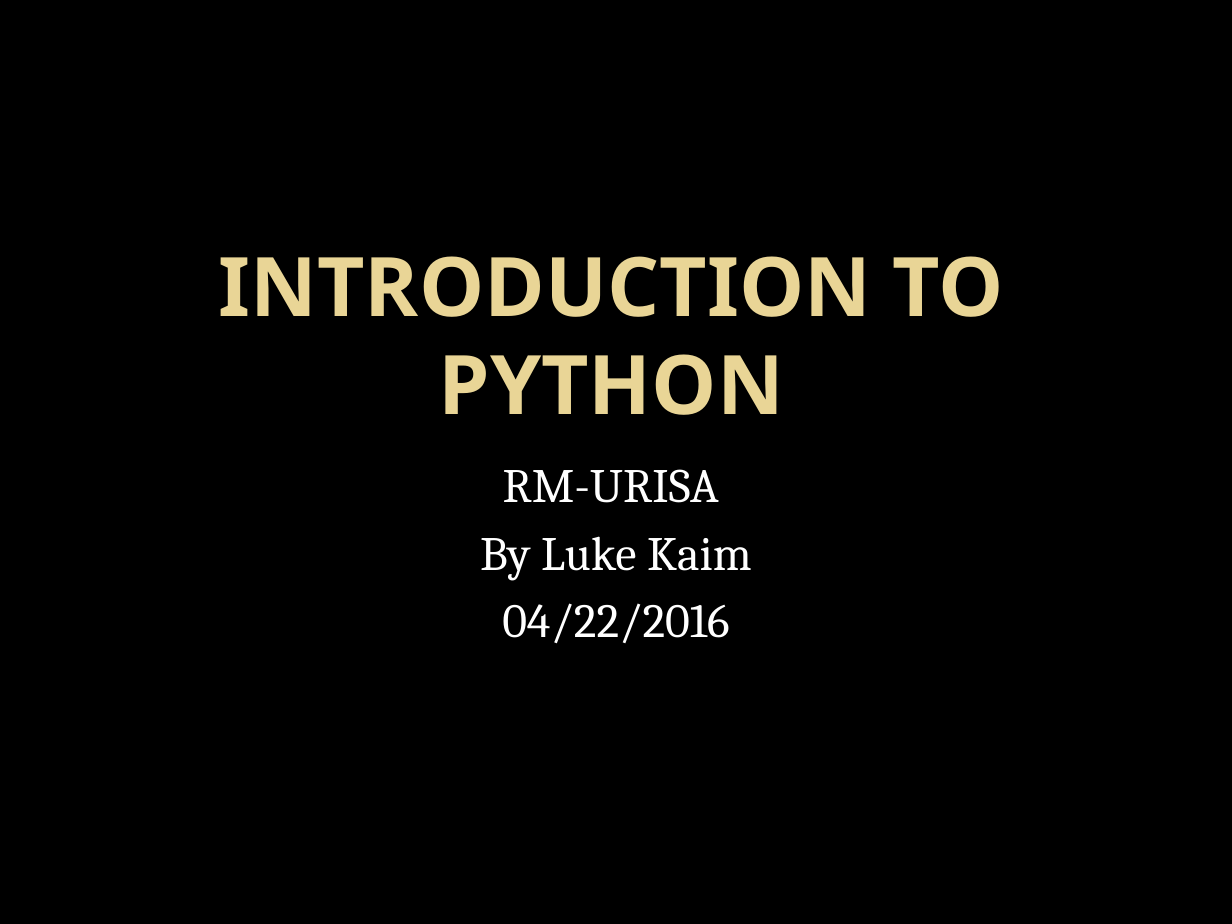
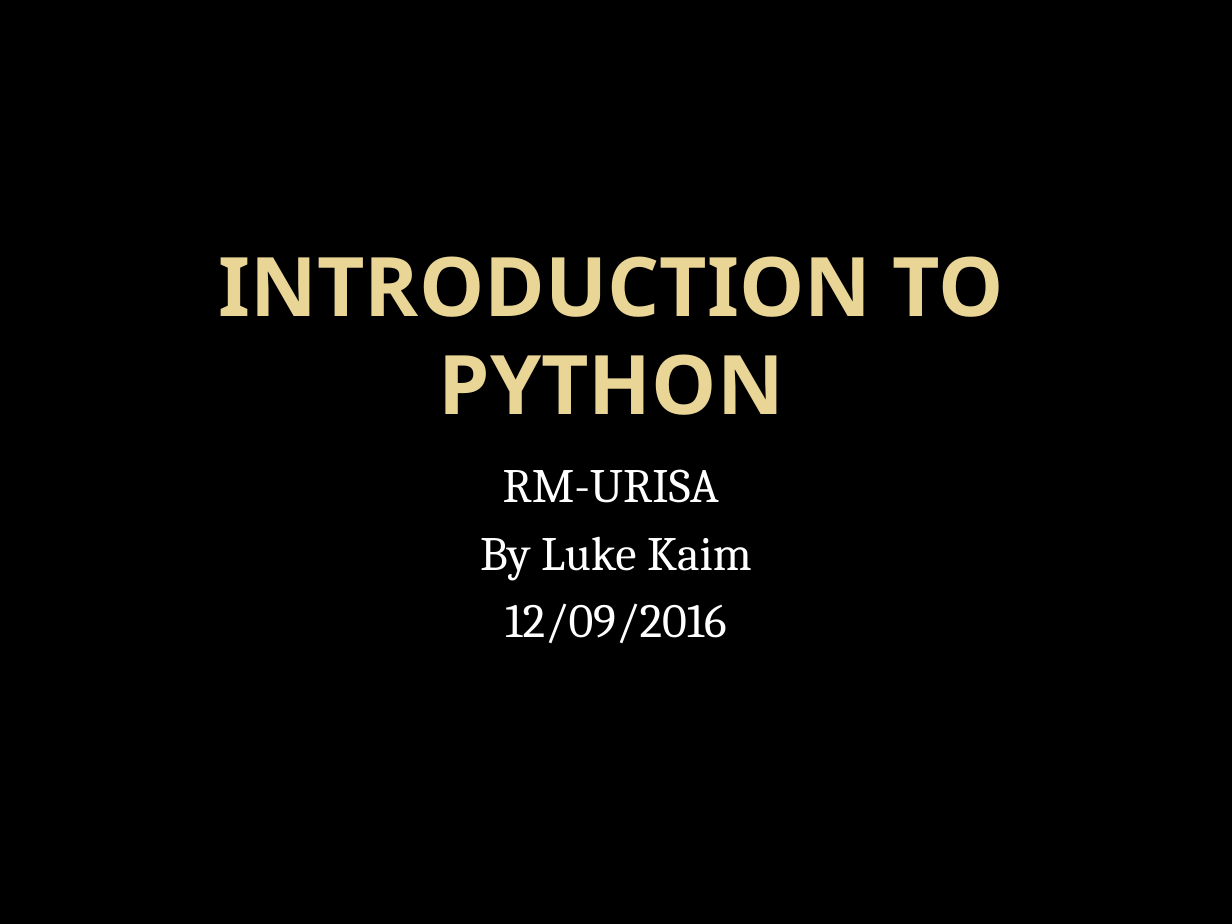
Before and after one commit to LukeKaim/python_training, a slide deck: slide 1 of introduction to python_1.pptx. Drawn at 1232x924 pixels with LibreOffice and Linux fonts; fonts in the diff are those of the drawing; background and template pictures are left out. Boxes give left, top, right and bottom in pixels: in the first picture for what was removed or moved away, otherwise in the second. Text is boxed around its words. In the diff, an @@ line names an element or a change of style, - is before the commit and + after.

Commit message:
commit date change

```diff
--- a/introduction to python_1.pptx
+++ b/introduction to python_1.pptx
@@ subtitle at [505,603,727,643]: text changed @@
-04/22/2016
+12/09/2016
```
